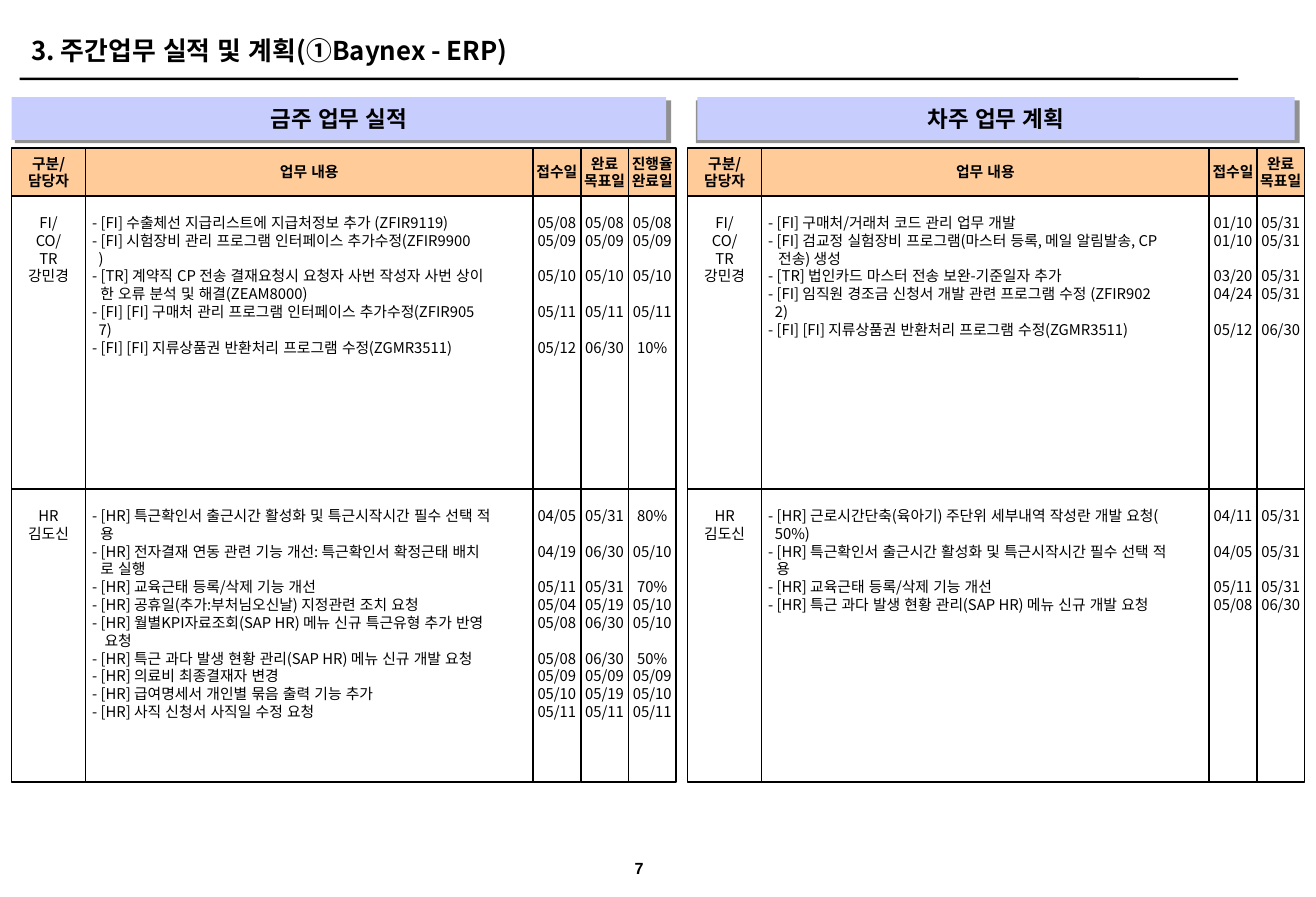
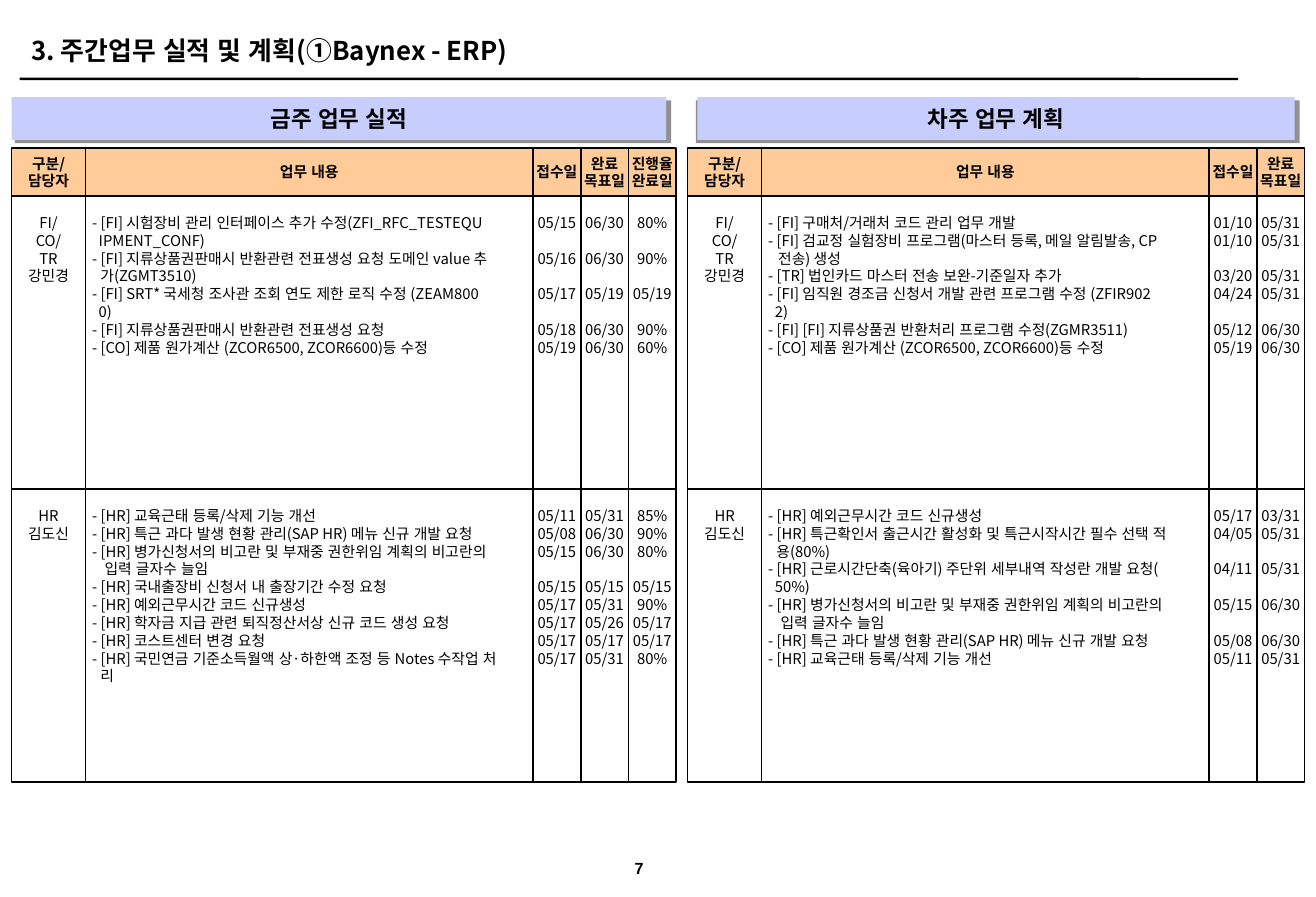
Before and after one commit to HywuLeeJiEun/RMS, a slide deck: slide 7 of src/main/webapp/WEB-INF/Files/2023-05/5월4주차_주간보고_AMS.pptx. Drawn at 1316x897 pixels with LibreOffice and Linux fonts; fonts in the diff are those of the drawing; background and template pictures are left out. Boxes give left, top, right and bottom in pixels: in the first picture for what was removed or moved away, otherwise in the second. Text is boxed around its words. In the diff, an @@ line names an element or a change of style, - is before the commit and + after.

Commit message:
[2023-06-13] RMS select box '업무선택' 제한 및 '제출'시 데이터 변경

```diff
--- a/src/main/webapp/WEB-INF/Files/2023-05/5월4주차_주간보고_AMS.pptx
+++ b/src/main/webapp/WEB-INF/Files/2023-05/5월4주차_주간보고_AMS.pptx
@@ text at bbox=[99, 215, 488, 356]: text changed @@
-- [FI] 수출체선 지급리스트에 지급처정보 추가 (ZFIR9119)
-- [FI] 시험장비 관리 프로그램 인터페이스 추가수정(ZFIR9900
-)
-- [TR] 계약직 CP 전송 결재요청시 요청자 사번 작성자 사번 상이
-한 오류 분석 및 해결(ZEAM8000)
-- [FI] [FI] 구매처 관리 프로그램 인터페이스 추가수정(ZFIR905
-7)
-- [FI] [FI] 지류상품권 반환처리 프로그램 수정(ZGMR3511)
+- [FI] 시험장비 관리 인터페이스 추가 수정(ZFI_RFC_TESTEQU
+IPMENT_CONF)
+- [FI] 지류상품권판매시 반환관련 전표생성 요청 도메인 value 추
+가(ZGMT3510)
+- [FI] SRT* 국세청 조사관 조회 연도 제한 로직 수정 (ZEAM800
+0)
+- [FI] 지류상품권판매시 반환관련 전표생성 요청
+- [CO] 제품 원가계산 (ZCOR6500, ZCOR6600)등 수정
@@ text in rectangle at bbox=[538, 216, 577, 356]: text changed @@
-05/08
-05/09
-05/10
-05/11
-05/12
+05/15
+05/16
+05/17
+05/18
+05/19
@@ text in rectangle at bbox=[585, 216, 624, 356]: text changed @@
-05/08
-05/09
-05/10
-05/11
-06/30
+06/30
+06/30
+05/19
+06/30
+06/30
@@ text in rectangle at bbox=[633, 217, 672, 353]: text changed @@
-05/08
-05/09
-05/10
-05/11
-10%
+80%
+90%
+05/19
+90%
+60%
@@ text at bbox=[775, 215, 1158, 356]: text changed @@
-- [FI] 구매처/거래처 코드 관리 업무 개발
-- [FI] 검교정 실험장비 프로그램(마스터 등록, 메일 알림발송, CP
-전송) 생성
-- [TR] 법인카드 마스터 전송 보완-기준일자 추가
-- [FI] 임직원 경조금 신청서 개발 관련 프로그램 수정 (ZFIR902
-2)
-- [FI] [FI] 지류상품권 반환처리 프로그램 수정(ZGMR3511)
+- [FI] 구매처/거래처 코드 관리 업무 개발
+- [FI] 검교정 실험장비 프로그램(마스터 등록, 메일 알림발송, CP
+전송) 생성
+- [TR] 법인카드 마스터 전송 보완-기준일자 추가
+- [FI] 임직원 경조금 신청서 개발 관련 프로그램 수정 (ZFIR902
+2)
+- [FI] [FI] 지류상품권 반환처리 프로그램 수정(ZGMR3511)
+- [CO] 제품 원가계산 (ZCOR6500, ZCOR6600)등 수정
@@ text in rectangle at bbox=[1214, 216, 1253, 356]: text changed @@
-01/10
-01/10
-03/20
-04/24
-05/12
+01/10
+01/10
+03/20
+04/24
+05/12
+05/19
@@ text in rectangle at bbox=[1261, 216, 1300, 356]: text changed @@
-05/31
-05/31
-05/31
-05/31
-06/30
+05/31
+05/31
+05/31
+05/31
+06/30
+06/30
@@ text at bbox=[100, 508, 497, 683]: text changed @@
-- [HR] 특근확인서 출근시간 활성화 및 특근시작시간 필수 선택 적
-용
-- [HR] 전자결재 연동 관련 기능 개선: 특근확인서 확정근태 배치
-로 실행
-- [HR] 교육근태 등록/삭제 기능 개선
-- [HR] 공휴일(추가:부처님오신날) 지정관련 조치 요청
-- [HR] 월별KPI자료조회(SAP HR) 메뉴 신규 특근유형 추가 반영
-요청
-- [HR] 특근 과다 발생 현황 관리(SAP HR) 메뉴 신규 개발 요청
-- [HR] 의료비 최종결재자 변경
-- [HR] 급여명세서 개인별 묶음 출력 기능 추가
-- [HR] 사직 신청서 사직일 수정 요청
+- [HR] 교육근태 등록/삭제 기능 개선
+- [HR] 특근 과다 발생 현황 관리(SAP HR) 메뉴 신규 개발 요청
+- [HR] 병가신청서의 비고란 및 부재중 권한위임 계획의 비고란의
+입력 글자수 늘임
+- [HR] 국내출장비 신청서 내 출장기간 수정 요청
+- [HR] 예외근무시간 코드 신규생성
+- [HR] 학자금 지급 관련 퇴직정산서상 신규 코드 생성 요청
+- [HR] 코스트센터 변경 요청
+- [HR] 국민연금 기준소득월액 상·하한액 조정 등 Notes 수작업 처
+리
@@ text in rectangle at bbox=[538, 509, 577, 667]: text changed @@
-04/05
-04/19
-05/11
-05/04
-05/08
-05/08
-05/09
-05/10
-05/11
+05/11
+05/08
+05/15
+05/15
+05/17
+05/17
+05/17
+05/17
@@ text in rectangle at bbox=[585, 509, 624, 667]: text changed @@
-05/31
-06/30
-05/31
-05/19
-06/30
-06/30
-05/09
-05/19
-05/11
+05/31
+06/30
+06/30
+05/15
+05/31
+05/26
+05/17
+05/31
@@ text at bbox=[775, 508, 1167, 667]: text changed @@
-- [HR] 근로시간단축(육아기) 주단위 세부내역 작성란 개발 요청(
-50%)
-- [HR] 특근확인서 출근시간 활성화 및 특근시작시간 필수 선택 적
-용
-- [HR] 교육근태 등록/삭제 기능 개선
-- [HR] 특근 과다 발생 현황 관리(SAP HR) 메뉴 신규 개발 요청
+- [HR] 예외근무시간 코드 신규생성
+- [HR] 특근확인서 출근시간 활성화 및 특근시작시간 필수 선택 적
+용(80%)
+- [HR] 근로시간단축(육아기) 주단위 세부내역 작성란 개발 요청(
+50%)
+- [HR] 병가신청서의 비고란 및 부재중 권한위임 계획의 비고란의
+입력 글자수 늘임
+- [HR] 특근 과다 발생 현황 관리(SAP HR) 메뉴 신규 개발 요청
+- [HR] 교육근태 등록/삭제 기능 개선
@@ text in rectangle at bbox=[1214, 509, 1253, 667]: text changed @@
-04/11
-04/05
-05/11
-05/08
+05/17
+04/05
+04/11
+05/15
+05/08
+05/11
@@ text in rectangle at bbox=[1261, 509, 1300, 667]: text changed @@
-05/31
-05/31
-05/31
-06/30
+03/31
+05/31
+05/31
+06/30
+06/30
+05/31
@@ text in rectangle at bbox=[633, 510, 672, 664]: text changed @@
-80%
-05/10
-70%
-05/10
-05/10
-50%
-05/09
-05/10
-05/11
+85%
+90%
+80%
+05/15
+90%
+05/17
+05/17
+80%
```
Also in this commit, not shown: 12 other slides changed, 26 other files.
